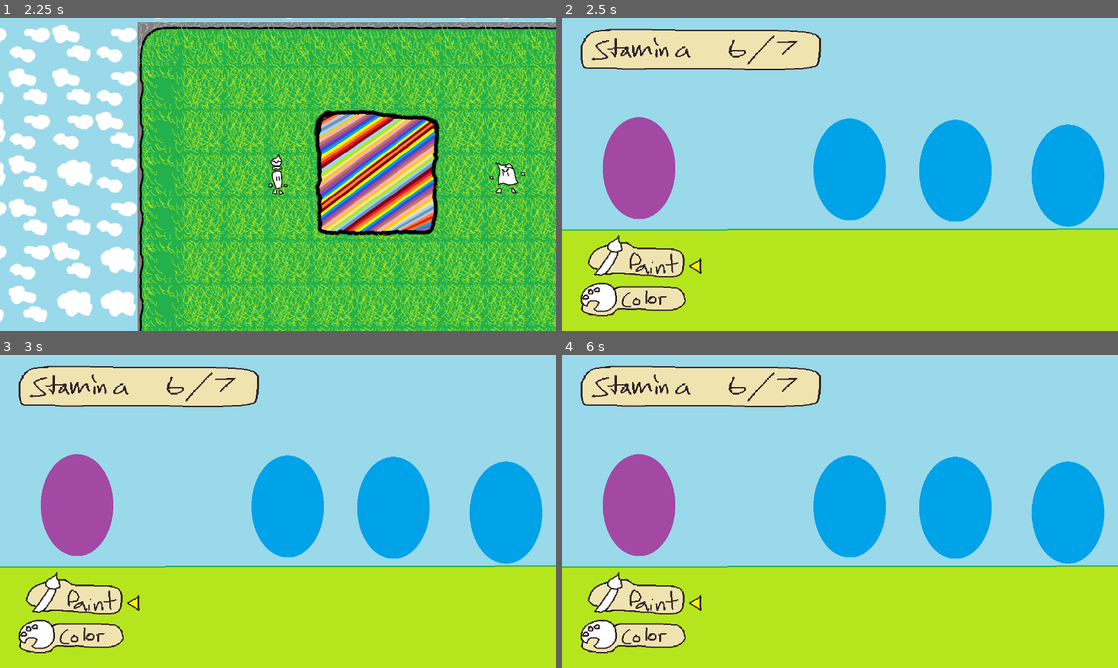
Above: before the commit, frames 1-4 (two rows, left to right).
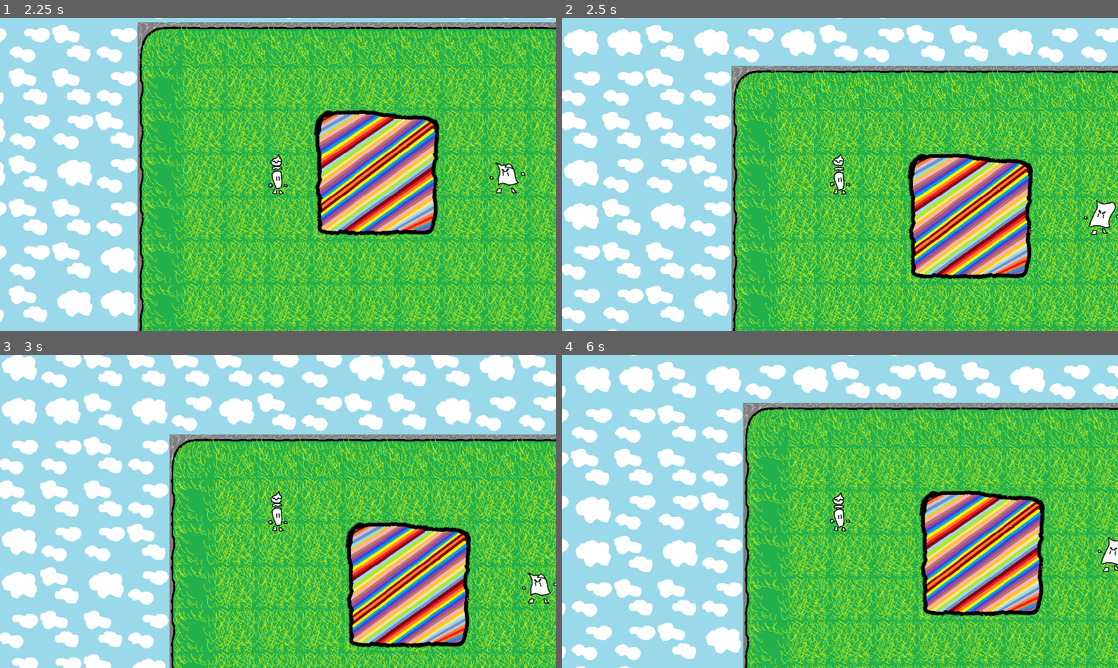
Above: after the commit, the same moments.

Repository: Melaisi/PaintGame
Game: Godot game, scene res://Scenes/Title/MainMenu.tscn
Same seed, same stepped clock (60 frames per second), same inputs: the game is played once before the commit and once after it.
Inputs (mouse positions are in pixels of both pictures, inside the frame that each line leads up to):
- Up to frame 1 (2.25 s): tap Enter at 0.5 s; move the mouse to (227, 237) at 0.52 s; hold Right (ui_right) 0.53-1.28 s; click (227, 237) at 0.67 s; move the mouse to (166, 190) at 1.27 s; hold Down (ui_down) 1.28-2.03 s; move the mouse to (333, 105) at 2.02 s; hold Right (ui_right) from 2.03 s (still down)
- Up to frame 2 (2.5 s): keep holding Right (ui_right)
- Up to frame 3 (3 s): tap Space at 2.75 s; move the mouse to (250, 574) at 2.77 s; release Right (ui_right) at 2.78 s; hold Up (ui_up) from 2.78 s (still down); click (250, 574) at 2.92 s
- Up to frame 4 (6 s): move the mouse to (1006, 558) at 3.52 s; release Up (ui_up) at 3.53 s; hold Left (ui_left) 3.53-5.03 s; move the mouse to (673, 464) at 4.27 s; move the mouse to (867, 511) at 5.02 s; hold Down (ui_down) 5.03-5.78 s; click (867, 511) at 5.17 s; move the mouse to (756, 433) at 5.77 s; hold Right (ui_right) from 5.78 s (still down)

Frame 1 is identical in both runs. In frame 2, 82% of the frame differs, in the area x 0-100%, y 0-100%; in frame 3, 79%; in frame 4, 82%.

Commit message:
Testing changing of global enemy state based on encounter result -- works

Diff:
--- /dev/null
+++ b/Scenes/Encounter/Encounter.gd
@@ -0,0 +1,16 @@
+extends Sprite
+
+
+
+
+# Called when the node enters the scene tree for the first time.
+func _ready():
+	#For testing only
+	won()
+	#lost()
+
+func won():
+	# Yay! change to enemy global variable to happy
+	get_node("/root/Global").set_enemy_happy()
+	# Go back to previous scene # TODO
+	get_node("/root/Global").setScene("res://Scenes/Main/MainLevel.tscn")
--- a/Scenes/Encounter/Encounter.tscn
+++ b/Scenes/Encounter/Encounter.tscn
@@ -1,7 +1,9 @@
-[gd_scene load_steps=2 format=2]
+[gd_scene load_steps=3 format=2]
 
 [ext_resource path="res://Art/Temp/testBattle2.png" type="Texture" id=1]
+[ext_resource path="res://Scenes/Encounter/Encounter.gd" type="Script" id=2]
 
 [node name="Sprite" type="Sprite"]
 position = Vector2( 640, 360 )
 texture = ExtResource( 1 )
+script = ExtResource( 2 )
